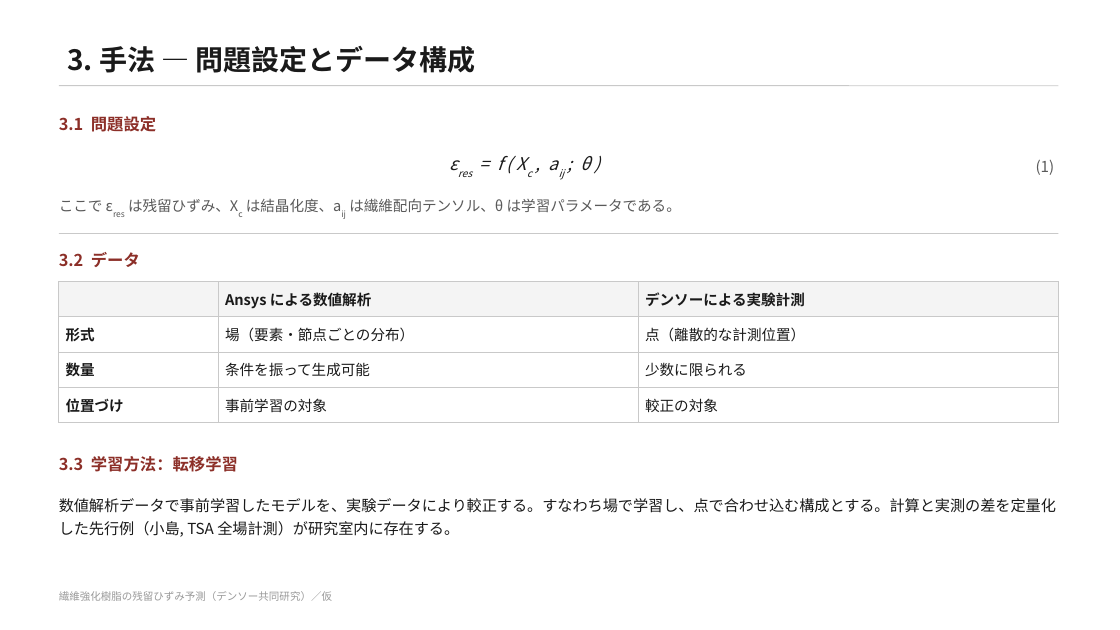
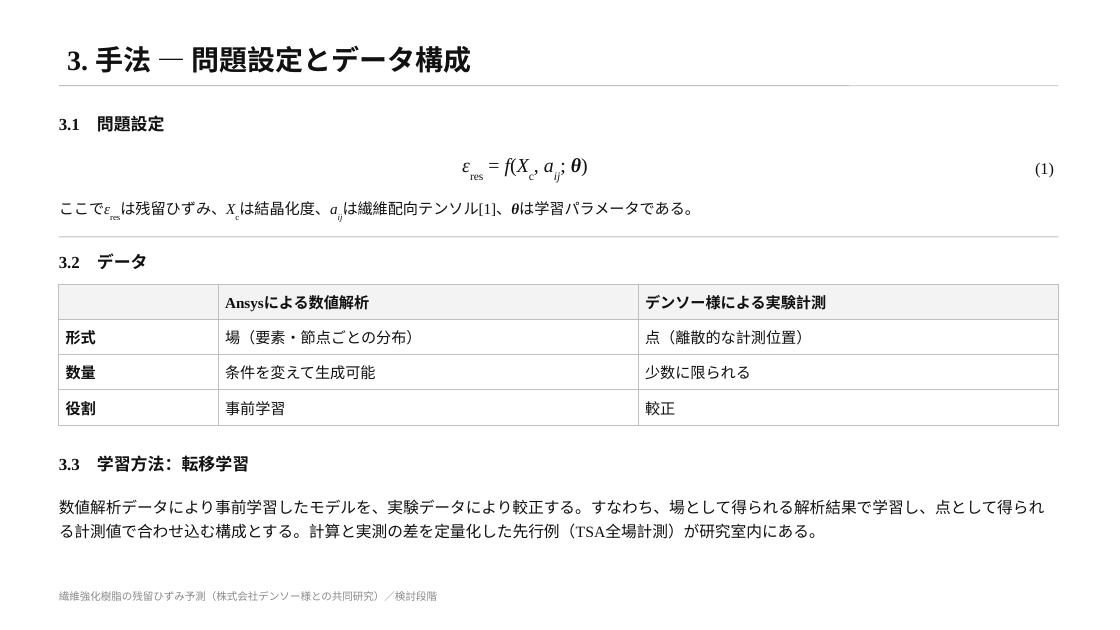
Before and after one commit to keisuke58/wccm2026-cfrp-gnn, a slide deck: slide 4 of slides/denso_residual_strain_draft.pptx. Drawn at 1120x630 pixels with LibreOffice and Linux fonts; fonts in the diff are those of the drawing. Boxes give left, top, right and bottom in pixels: in the first picture for what was removed or moved away, otherwise in the second. Text is boxed around its words. In the diff, an @@ line names an element or a change of style, - is before the commit and + after.

```diff
--- a/slides/denso_residual_strain_draft.pptx
+++ b/slides/denso_residual_strain_draft.pptx
@@ title "3. 手法 — 問題設定とデータ構成" at (x1=67, y1=46, x2=472, y2=73): font Noto Sans CJK JP to Times New Roman, text colour #1A1A1A to #111111 @@
@@ text "(1)" at (x1=1035, y1=163, x2=1054, y2=178): size 13 to 14 pt, font Noto Sans CJK JP to Times New Roman, text colour #5A5A5A to #111111 @@
@@ text at (x1=505, y1=158, x2=588, y2=177): text changed; size 15 to 17 pt; font Noto Sans CJK JP to Times New Roman; text colour #1A1A1A to #111111; italic off @@
-εres = f ( Xc , aij ; θ )
+εres = f(Xc, aij; θ)
@@ text at (x1=59, y1=201, x2=701, y2=216): text changed; size 12.5 to 13 pt; font Noto Sans CJK JP to Times New Roman; text colour #5A5A5A to #111111 @@
-ここで εres は残留ひずみ、Xc は結晶化度、aij は繊維配向テンソル、θ は学習パラメータである。
+ここでεresは残留ひずみ、Xcは結晶化度、aijは繊維配向テンソル[1]、θは学習パラメータである。
@@ line moved from (59, 234) - (1059, 234) to (59, 237) - (1059, 237) @@
@@ line (59, 237) - (1059, 237): stroke #C9C9C9 0.75 pt to #BFBFBF 0.75 pt @@
@@ size 14 to 14.5 pt, font Noto Sans CJK JP to Times New Roman, text colour #8C2F28 to #111111 in 3 elements at (x1=59, y1=115, x2=165, y2=132), (x1=59, y1=455, x2=249, y2=472), (x1=59, y1=253, x2=148, y2=269) @@
@@ table at (x1=59, y1=284, x2=1059, y2=422) @@
-row 1, column 2: Ansys による数値解析
+row 1, column 2: Ansysによる数値解析
-row 1, column 3: デンソーによる実験計測
+row 1, column 3: デンソー様による実験計測
-row 3, column 2: 条件を振って生成可能
+row 3, column 2: 条件を変えて生成可能
-row 4: 位置づけ | 事前学習の対象 | 較正の対象
+row 4: 役割 | 事前学習 | 較正
@@ fill #F4F4F4 to #F3F3F3 in row 1 @@
@@ size 12.5 to 13 pt, font Noto Sans CJK JP to Times New Roman, text colour #1A1A1A to #111111 in "形式", "場（要素・節点ごとの分布）", "点（離散的な計測位置）", "数量" and 1 more places @@
@@ borders changed @@
@@ text at (x1=59, y1=499, x2=1045, y2=539): text changed; size 13 to 13.5 pt; font Noto Sans CJK JP to Times New Roman; text colour #1A1A1A to #111111 @@
-数値解析データで事前学習したモデルを、実験データにより較正する。すなわち場で学習し、点で合わせ込む構成とする。計算と実測の差を定量化した先行例（小島, TSA 全場計測）が研究室内に存在する。
+数値解析データにより事前学習したモデルを、実験データにより較正する。すなわち、場として得られる解析結果で学習し、点として得られる計測値で合わせ込む構成とする。計算と実測の差を定量化した先行例（TSA全場計測）が研究室内にある。
@@ text at (x1=59, y1=591, x2=437, y2=601): text changed; font Noto Sans CJK JP to Times New Roman; text colour #9A9A9A to #8A8A8A @@
-繊維強化樹脂の残留ひずみ予測（デンソー共同研究）／仮
+繊維強化樹脂の残留ひずみ予測（株式会社デンソー様との共同研究）／検討段階
```
Also in this commit, not shown: 7 other slides changed, 6 other files.
